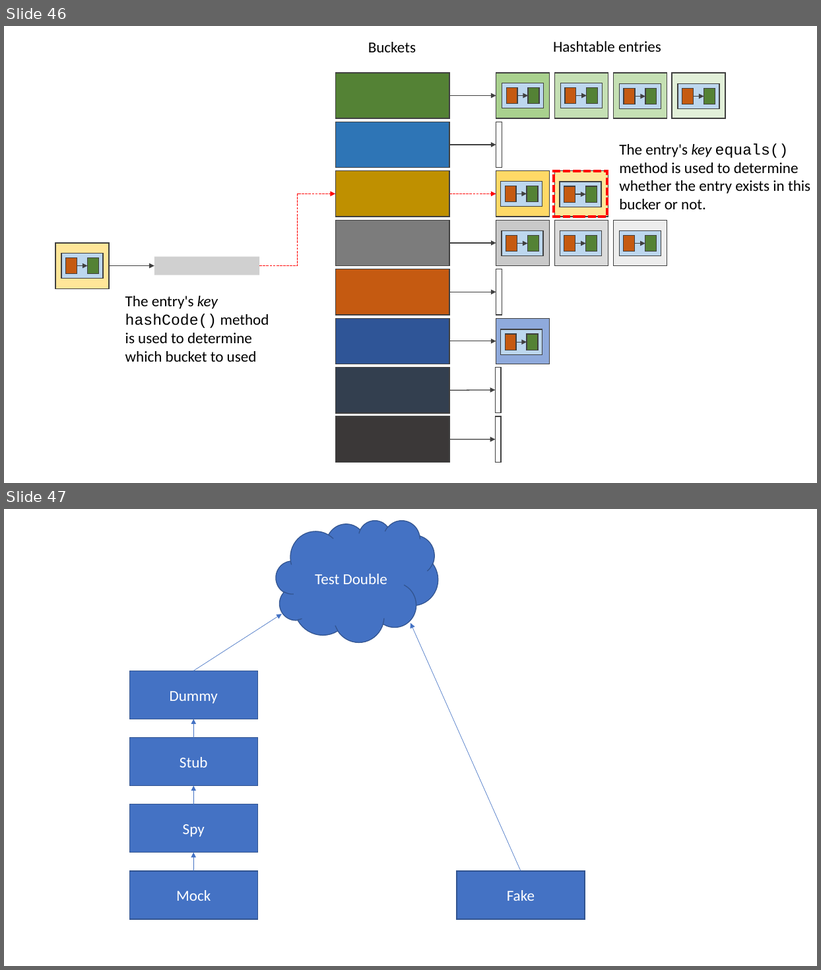
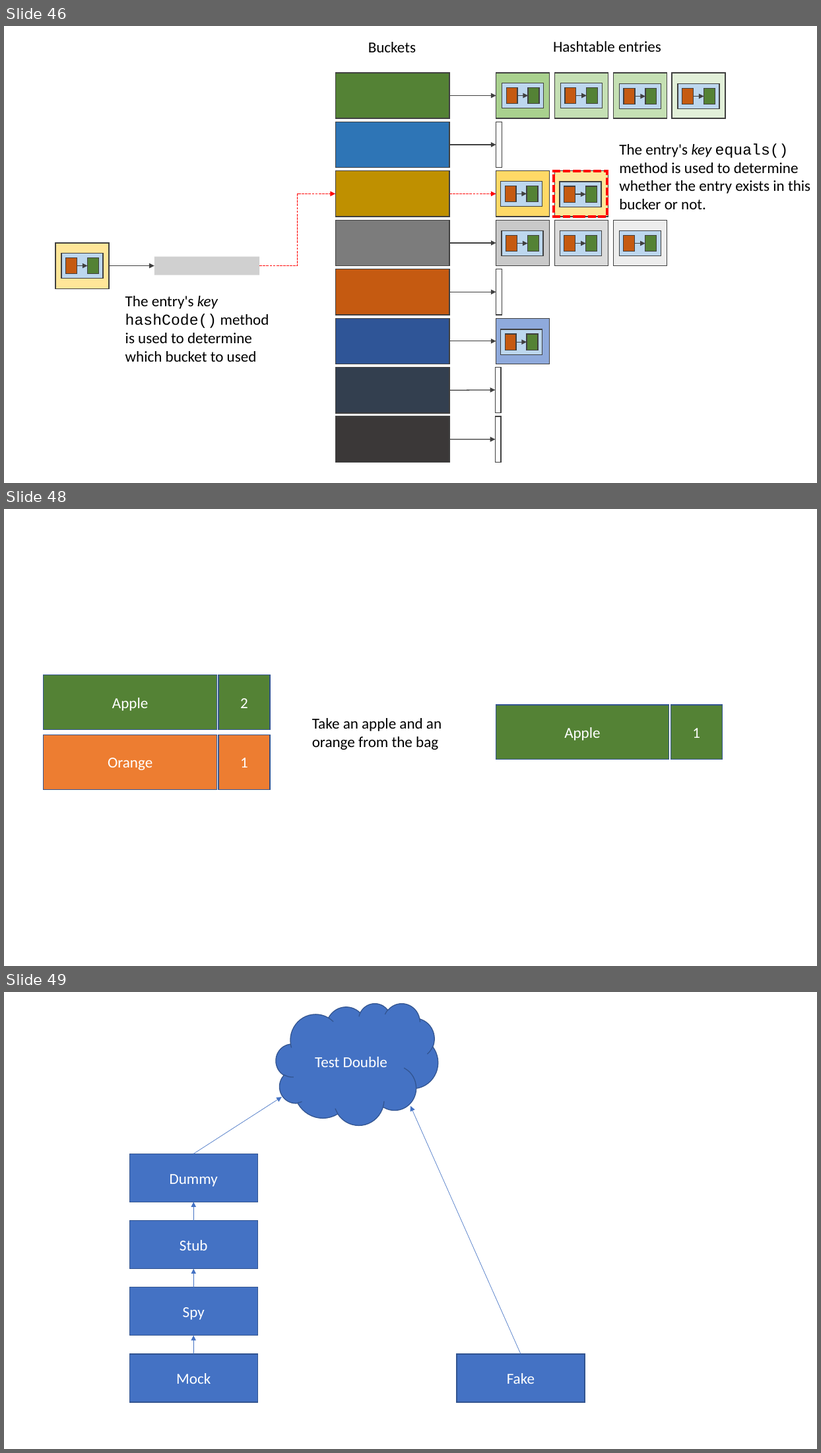
Before and after one commit to albertattard/java-boot-camp, a slide deck: assets/images/Images.pptx. Shown one above the other, each under a label of ours: slides 46 and 47 before the commit, slides 46, 48 and 49 after it; the slides between them are not shown. The pictures are 821x970 and 821x1453 pixels, drawn with LibreOffice and Linux fonts; fonts in the diff are those of the drawing; grey boxes stand for pictures. Boxes give left, top, right and bottom in pixels: in the first picture for what was removed or moved away, otherwise in the second. Text is boxed around its words. In the diff, an @@ line names an element or a change of style, - is before the commit and + after.

```diff
--- a/assets/images/Images.pptx
+++ b/assets/images/Images.pptx
@@ slide 48 added at [4,509,817,966], background #FFFFFF @@
@@ rectangle added at [496,705,669,760], fill #548235, outline #325491 1 pt, 18 pt, text #FFFFFF @@
+Apple
@@ rectangle added at [671,705,723,760], fill #548235, outline #325491 1 pt, 18 pt, text #FFFFFF @@
+1
@@ text added at [312,718,442,750], 18 pt, text #000000 @@
+Take an apple and an orange from the bag
@@ group added at [44,675,270,789]: 4 rectangles @@
+Apple
+2
+Orange
+1
@@ what was slide 47 is now slide 49 @@
```
Also in this commit, not shown: 1 other slide added, 3 other files.
